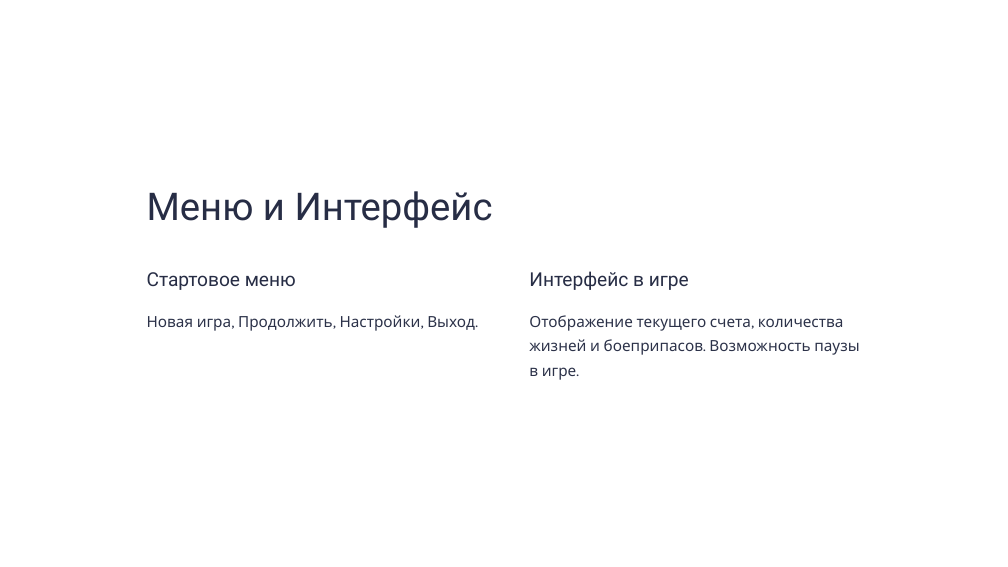
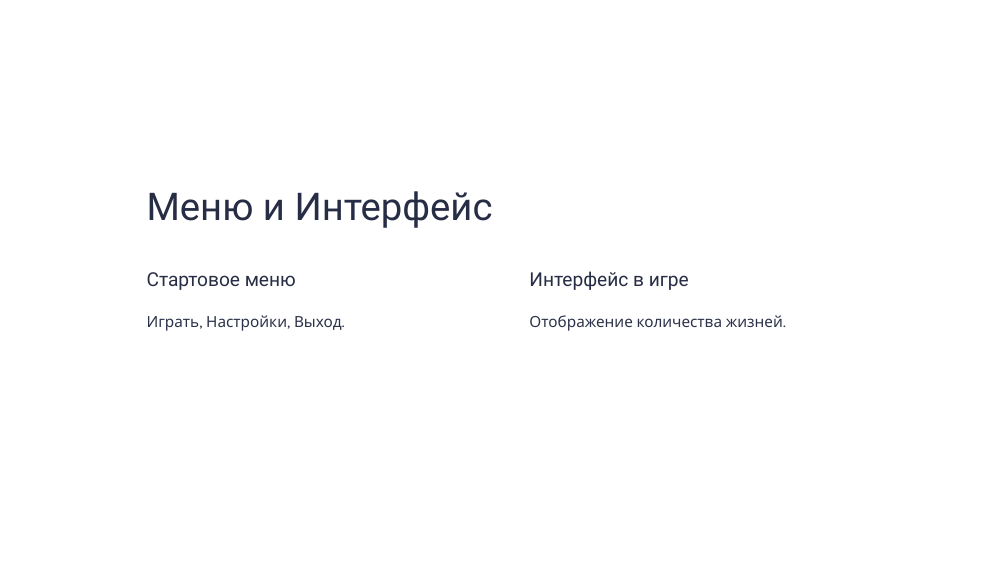
Before and after one commit to f1rsov08/PyGameProject, a slide deck: slide 5 of Tank-Battles.pptx. Drawn at 1008x567 pixels with LibreOffice and Linux fonts; fonts in the diff are those of the drawing. Boxes give left, top, right and bottom in pixels: in the first picture for what was removed or moved away, otherwise in the second. Text is boxed around its words. In the diff, an @@ line names an element or a change of style, - is before the commit and + after.

```diff
--- a/Tank-Battles.pptx
+++ b/Tank-Battles.pptx
@@ text at box(147, 315, 342, 331): text changed @@
-Новая игра, Продолжить, Настройки, Выход.
+Играть, Настройки, Выход.
@@ text at box(529, 315, 786, 331): text changed @@
-Отображение текущего счета, количества жизней и боеприпасов. Возможность паузы в игре.
+Отображение количества жизней.
```
Also in this commit, not shown: 2 other slides changed.
